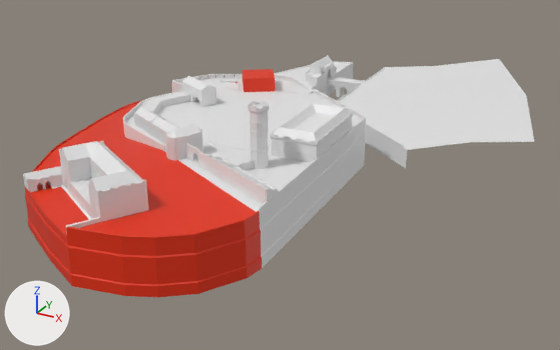
The Blender file rom/working [dont port]/editing [.blend]/hoy castle.blend as it was, and as the next commit left it.
Rendered twice from a 50 mm camera at (28.0, -531.0, 207.0) aimed at (-205.0, -107.0, -5.0). Every picture has the same lights, and +X, +Y and +Z are marked at lower left.

Names of what the first picture shows: 'Armory', 'Artillery Edit Zone', 'Barbican', 'Chateau', 'Front Plaza', 'Hoy Castle', 'Ramp'.
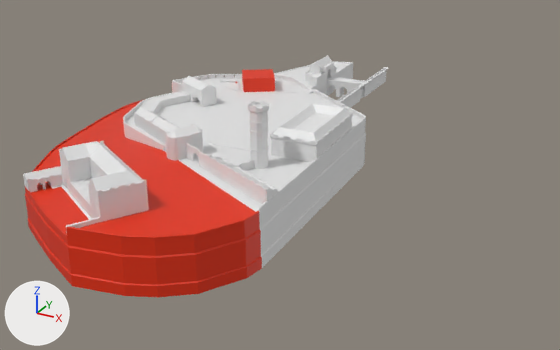
Edits to the bpy script that builds the scene:
```text
Change me_cube_001:
    used by ob_front_plaza; location = (0.0, 0.0, 0.0)
    remove me_cube_001.from_pydata(...)  # 329 vertices, 292 faces; spans x -232.0..-54.0, y -93.0..153.0, z 11.0..26.0
    add me_cube_001.from_pydata(...)  # 301 vertices, 266 faces; spans x -232.0..-192.0, y -40.0..80.0, z 11.0..26.0
    me_cube_001 part 1
    28 vertices are removed from x -170.0..-54.0, y -93.0..153.0, z 11.0..25.0
    26 faces are deleted
```

Where the change shows, as pixel boxes (x1, y1, x2, y2) in the pictures (560 x 350 px):
'Front Plaza', reshaped: before (326, 59, 535, 168); after (326, 67, 388, 108)
part 1 of me_cube_001, deleted: before (341, 59, 535, 168)
